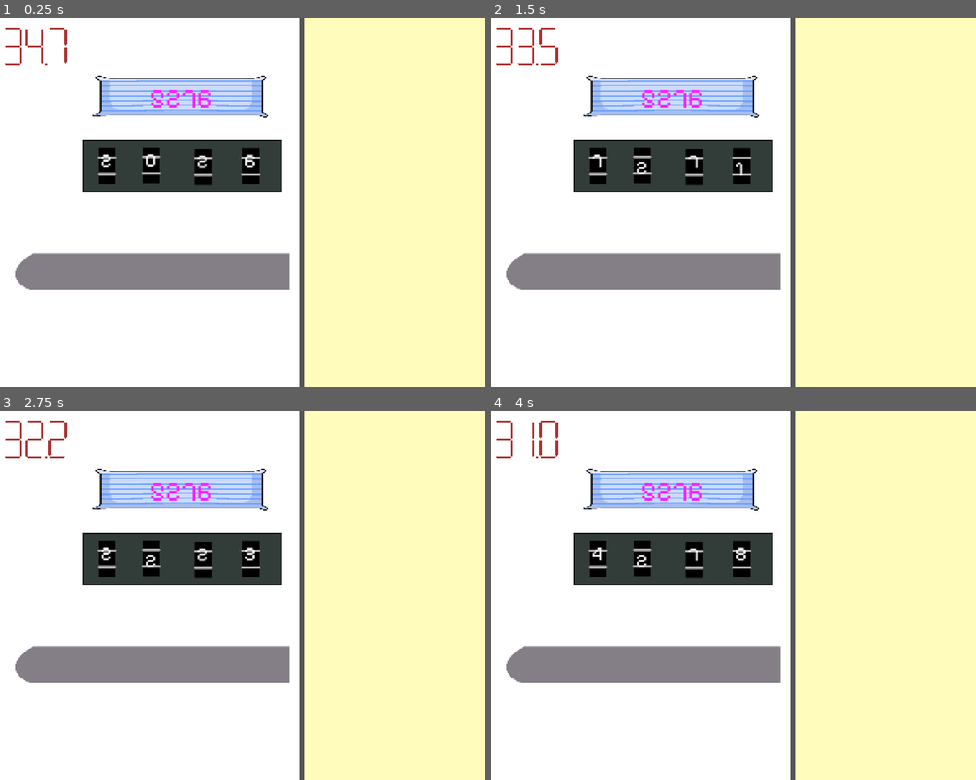
Above: before the commit, frames 1-4 (two rows, left to right).
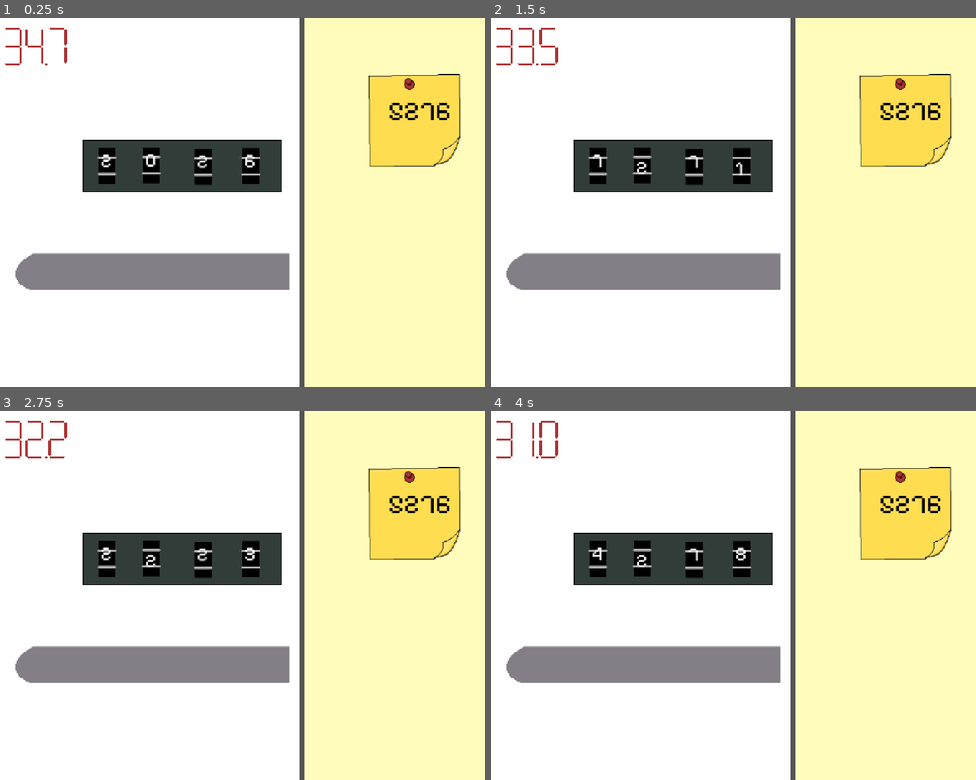
Above: after the commit, the same moments.

Repository: tom-frantz/gmtk-2026
Game: Godot game, scene res://scenes/minigames/keypad/minigame_keypad.tscn
The game is run twice, just before and just after one commit, with the same random seed, the same clock (stepped at 60 frames per second) and the same inputs. This scene is started directly instead of the project's main scene. The engine's default icon, where the game draws it, is replaced by a stand-in: a white triangle on a blue panel in a dark square. Sound files missing from this copy of the repository are replaced by a short silence.
Inputs:
- Up to frame 1 (0.25 s): no input
- Up to frame 2 (1.5 s): click "1" at 0.5 s; click "0" at 1.25 s
- Up to frame 3 (2.75 s): click "1" at 2 s
- Up to frame 4 (4 s): click "2" at 2.75 s; click "3" at 3.5 s

The runs differ from the first frame. In frame 1, 8.0% of the frame differs, in the area x 19-95%, y 15-41%; in frame 2, 8.0%; in frame 3, 8.0%; in frame 4, 8.0%.

Commit message:
added postit note and music to launch minigame

Diff:
--- a/scenes/minigames/keypad/minigame_keypad.tscn
+++ b/scenes/minigames/keypad/minigame_keypad.tscn
@@ -4,7 +4,7 @@
 [ext_resource type="Script" uid="uid://bspfhp6bagput" path="res://scenes/minigames/keypad/target_code.gd" id="1_702ew"]
 [ext_resource type="Script" uid="uid://b6gc7ne04xl1p" path="res://scenes/minigames/keypad/keypad_input.gd" id="2_5nv2i"]
 [ext_resource type="Texture2D" uid="uid://dqxli8dhl1kkk" path="res://assets/keydoor_input.png" id="2_kc2wq"]
-[ext_resource type="Texture2D" uid="uid://bahiswroyi7ed" path="res://assets/pillow.png" id="3_013d1"]
+[ext_resource type="Texture2D" uid="uid://trgkw78b1hav" path="res://assets/postit_note.png" id="3_73guc"]
 [ext_resource type="Texture2D" uid="uid://bwfu22tcwej3v" path="res://assets/keydoor_unfinnished.png" id="8_lkkve"]
 [ext_resource type="AudioStream" uid="uid://cwmil4soybi6l" path="res://assets/sound/fx/combination lock tick1.wav" id="11_t8owr"]
 [ext_resource type="AudioStream" uid="uid://c67dy0ymlf10b" path="res://assets/sound/fx/combination lock tick2.wav" id="12_cgrn1"]
@@ -25,11 +25,11 @@
 
 [node name="target_code" type="Label" parent="." unique_id=1339195271]
 unique_name_in_owner = true
-offset_left = 298.0
-offset_top = 167.0
-offset_right = 685.0
-offset_bottom = 246.0
-theme_override_colors/font_color = Color(1, 0.11764706, 1, 1)
+offset_left = 900.0
+offset_top = 200.0
+offset_right = 1321.0
+offset_bottom = 285.0
+theme_override_colors/font_color = Color(0, 0, 0, 1)
 theme_override_colors/font_outline_color = Color(0, 0, 0, 1)
 theme_override_fonts/font = ExtResource("1_4he5q")
 theme_override_font_sizes/font_size = 70
@@ -39,9 +39,9 @@
 
 [node name="targe_code_display" type="Sprite2D" parent="target_code" unique_id=1879170066]
 z_index = -1
-position = Vector2(191.25, 37.75)
-scale = Vector2(1.9635193, 0.57650274)
-texture = ExtResource("3_013d1")
+position = Vector2(198, 67)
+scale = Vector2(1.8808594, 1.8808594)
+texture = ExtResource("3_73guc")
 
 [node name="keypad_input_1" type="TextureButton" parent="." unique_id=2069179718]
 z_index = -1
--- a/scenes/minigames/launch/minigame_launch.tscn
+++ b/scenes/minigames/launch/minigame_launch.tscn
@@ -2,9 +2,6 @@
 
 [ext_resource type="Texture2D" uid="uid://bahiswroyi7ed" path="res://assets/pillow.png" id="1_5udps"]
 [ext_resource type="Script" uid="uid://uj281it5lacn" path="res://scenes/minigames/launch/progress_bar.gd" id="2_8ufbi"]
-[ext_resource type="Script" uid="uid://dgut0ds5bd0q5" path="res://scripts/minigame_timer.gd" id="3_4yjdq"]
-[ext_resource type="PackedScene" uid="uid://d3qorbs0l4srn" path="res://scenes/common/timer/timer.tscn" id="4_1r2tj"]
-[ext_resource type="AudioStream" uid="uid://jqhdadky6uci" path="res://assets/sound/fx/fail.wav" id="4_63xpa"]
 [ext_resource type="Texture2D" uid="uid://b5q5m1ntte3xw" path="res://assets/l0_sprite_1.png" id="4_ymt5q"]
 [ext_resource type="Texture2D" uid="uid://b6mirjkvwbiy2" path="res://assets/l0_sprite_2.png" id="5_bevqj"]
 [ext_resource type="Texture2D" uid="uid://bqsgjs0obn8dl" path="res://assets/l0_sprite_3.png" id="6_g5y4k"]
@@ -12,6 +9,9 @@
 [ext_resource type="Texture2D" uid="uid://c0at5y1e0esan" path="res://assets/l0_sprite_4.png" id="7_wjv3j"]
 [ext_resource type="Texture2D" uid="uid://blbvp55e8cl74" path="res://assets/l0_sprite_5.png" id="8_lhmgk"]
 [ext_resource type="Texture2D" uid="uid://dhm32l63pgrul" path="res://assets/l0_sprite_6.png" id="9_4fdk2"]
+[ext_resource type="PackedScene" uid="uid://ntopxyuq6n0t" path="res://scenes/common/timer/level_timer.tscn" id="10_mcash"]
+[ext_resource type="AudioStream" uid="uid://dj4w7fkj15g6x" path="res://assets/sound/music/the end of the world.wav" id="11_syoxw"]
+[ext_resource type="PackedScene" uid="uid://c0f0u360hd6w8" path="res://scenes/main_menu/main_menu.tscn" id="11_ymt5q"]
 
 [sub_resource type="SpriteFrames" id="SpriteFrames_gb0x2"]
 animations = [{
@@ -84,38 +84,11 @@
 theme_override_font_sizes/font_size = 300
 text = "WINNER!"
 
-[node name="LevelTimer" parent="." unique_id=1923668992 instance=ExtResource("4_1r2tj")]
-process_mode = 3
-position = Vector2(987.385, 100)
-
-[node name="Timer" parent="LevelTimer" index="0" unique_id=1572085082]
-wait_time = 9.5
-autostart = true
-script = ExtResource("3_4yjdq")
-
-[node name="fail_banner" type="Label" parent="LevelTimer/Timer" index="0" unique_id=1279388441]
-visible = false
-z_index = 100
-offset_left = 136.0
-offset_top = 194.0
-offset_right = 1192.0
-offset_bottom = 603.0
-theme_override_colors/font_color = Color(1, 0, 0.047058824, 1)
-theme_override_font_sizes/font_size = 300
-text = "LOSER!"
-
-[node name="Label" type="Label" parent="LevelTimer/Timer/fail_banner" unique_id=178710666]
-layout_mode = 0
-offset_left = 155.0
-offset_top = 373.0
-offset_right = 820.0
-offset_bottom = 466.0
-theme_override_font_sizes/font_size = 68
-text = "(click to go to menu)"
-
-[node name="lose_audio" type="AudioStreamPlayer" parent="LevelTimer/Timer" index="1" unique_id=1646645808]
-stream = ExtResource("4_63xpa")
+[node name="LevelTimer" parent="." unique_id=1524867858 instance=ExtResource("10_mcash")]
+lose_timeout = 20.0
+transition_text = "Zero seconds to midnight!"
+next_minigame = ExtResource("11_ymt5q")
+background_music = ExtResource("11_syoxw")
 
 [connection signal="pressed" from="TextureButton" to="launch_progress" method="_on_texture_button_pressed"]
-
-[editable path="LevelTimer"]
+[connection signal="win" from="launch_progress" to="LevelTimer" method="on_win"]
--- a/scenes/minigames/launch/progress_bar.gd
+++ b/scenes/minigames/launch/progress_bar.gd
@@ -1,7 +1,6 @@
 extends ProgressBar
 
-@onready
-var win_audio: AudioStreamPlayer = $"../win_audio"
+signal win
 
 # Called when the node enters the scene tree for the first time.
 func _ready() -> void:
@@ -15,17 +14,7 @@
     if value < 100:
         self.value -= 0.3
     else:
-        win()
+        emit_signal("win")
 
 func _on_texture_button_pressed() -> void:
     value +=6
-
-func win() -> void:
-    var win_banner: Label = %win_banner
-    win_banner.visible = true
-    var timer: Timer = $"../LevelTimer/Timer"
-    timer.paused = true
-    if !win_audio.playing:
-        win_audio.play()
-    await get_tree().create_timer(2.0).timeout
-    get_tree().change_scene_to_file("res://scenes/main_menu/main_menu.tscn")
Binary file added: assets/postit_note.aseprite
Binary file added: assets/postit_note.png
Not shown, added: assets/postit_note.png.import
